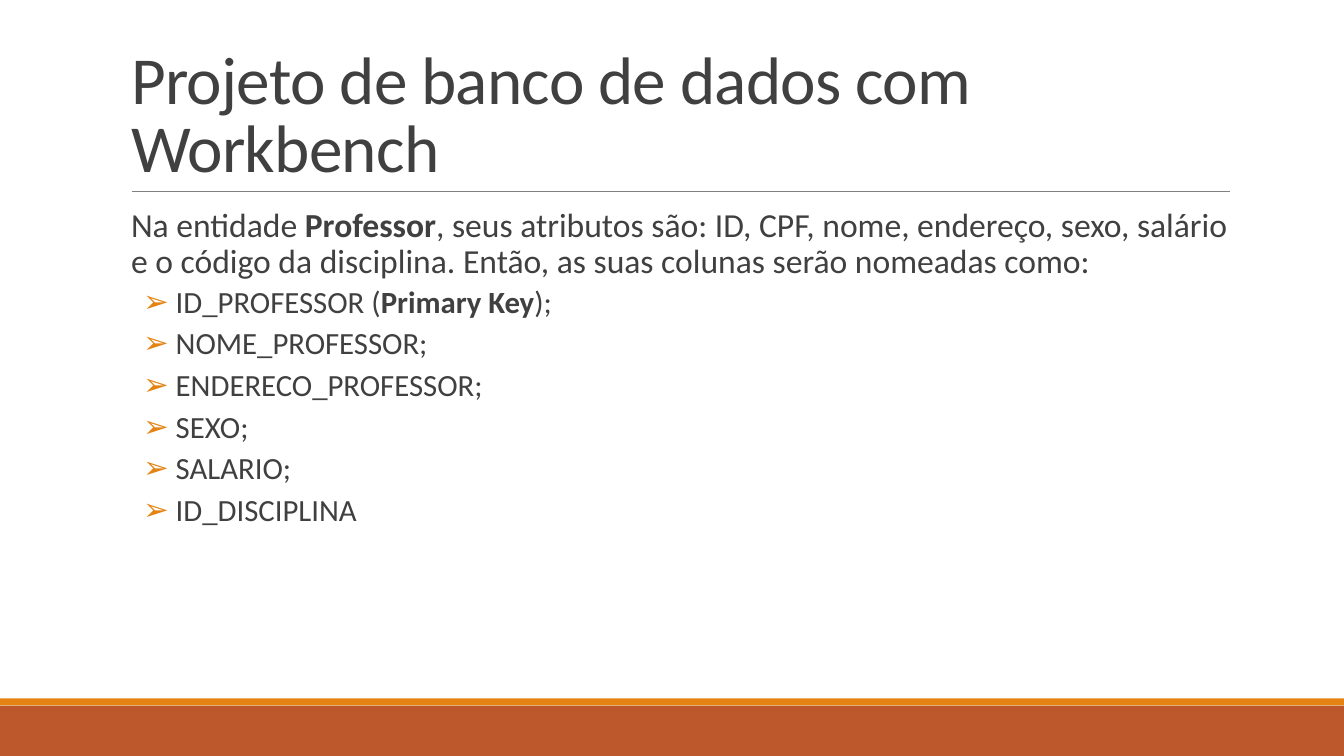
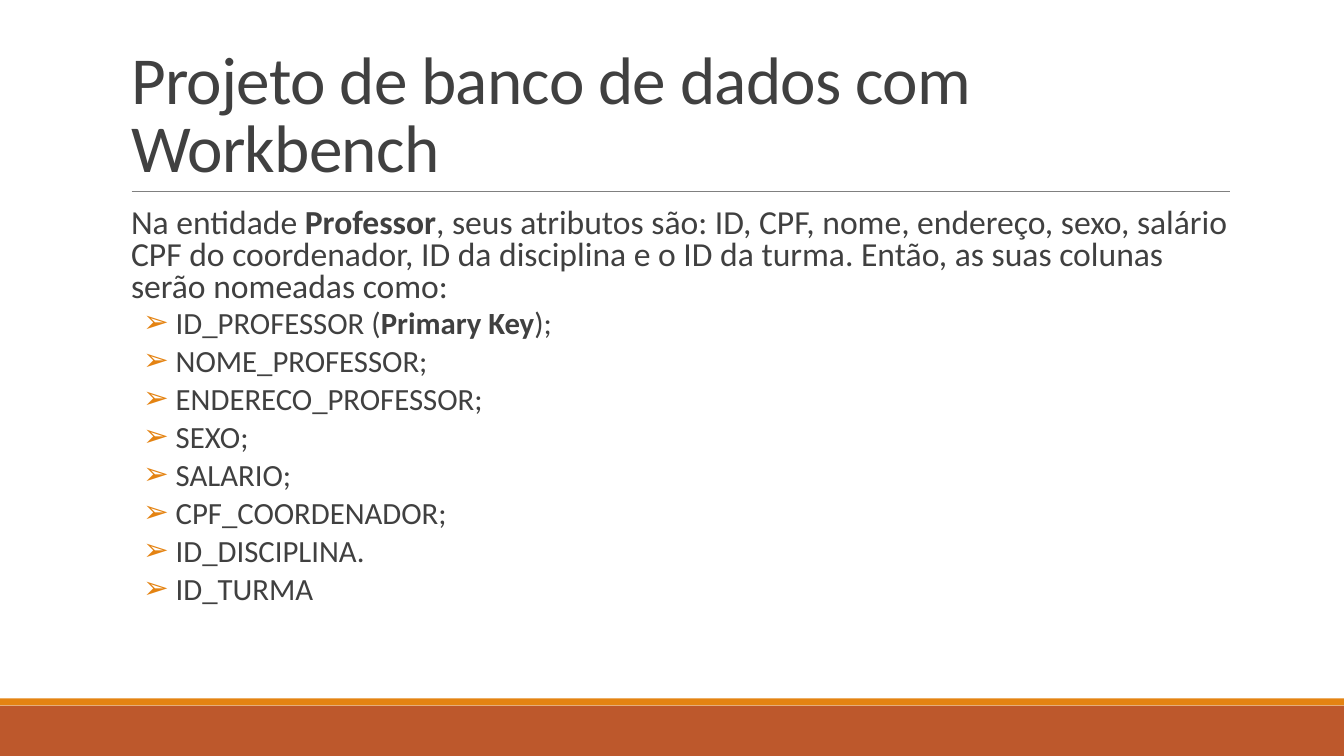
Before and after one commit to LucasHerculanoAmaro/Minhas-Aulas, a slide deck: slide 25 of Euripedes Simões de Paula/Banco de Dados/Aula 9/Projeto de Banco de Dados.pptx. Drawn at 1344x756 pixels with LibreOffice and Linux fonts; fonts in the diff are those of the drawing. Boxes give left, top, right and bottom in pixels: in the first picture for what was removed or moved away, otherwise in the second. Text is boxed around its words. In the diff, an @@ line names an element or a change of style, - is before the commit and + after.

Commit message:
Terminando o penultimo tema da aula 9 de Banco de dados

```diff
--- a/Euripedes Simões de Paula/Banco de Dados/Aula 9/Projeto de Banco de Dados.pptx
+++ b/Euripedes Simões de Paula/Banco de Dados/Aula 9/Projeto de Banco de Dados.pptx
@@ text at [131,210,1227,299]: text changed @@
-  Na entidade Professor, seus atributos são: ID, CPF, nome, endereço, sexo, salário e o código da disciplina. Então, as suas colunas serão nomeadas como:
+  Na entidade Professor, seus atributos são: ID, CPF, nome, endereço, sexo, salário CPF do coordenador, ID da disciplina e o ID da turma. Então, as suas colunas serão nomeadas como:
@@ text at [176,311,552,490]: line spacing 0.9 to 0.8 @@
@@ text at [176,504,447,604]: text changed @@
-  ➢ ID_DISCIPLINA
+  ➢ CPF_COORDENADOR;
+  ➢ ID_DISCIPLINA.
+  ➢ ID_TURMA
```
Also in this commit, not shown: 1 other slide changed, 4 slides added, 1 other file.
